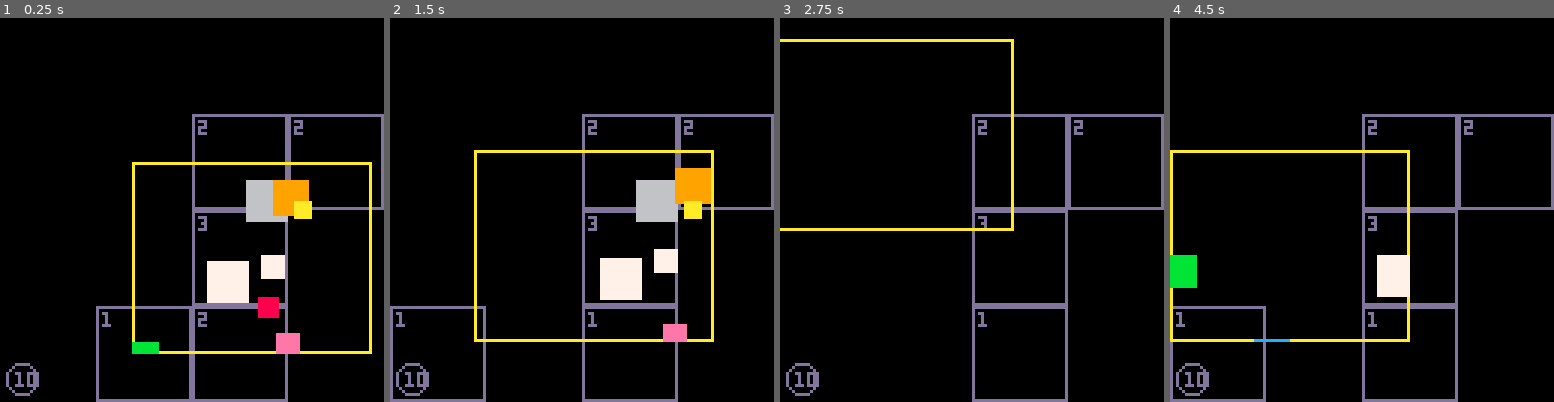
Above: before the commit, frames 1-4 (left to right).
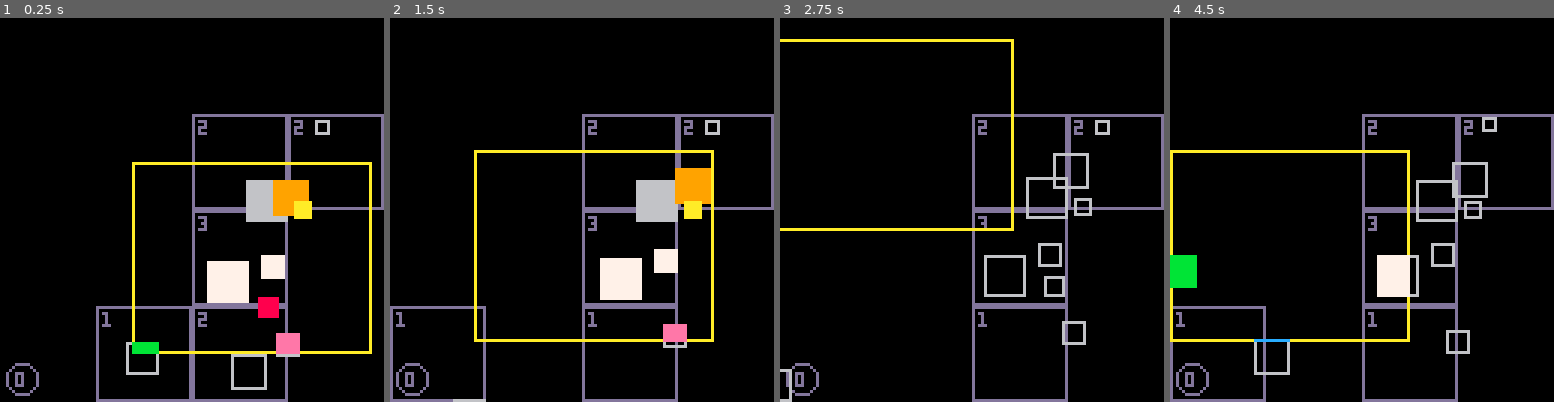
Above: after the commit, the same moments.

Repository: kikito/locus.p8
Game: PICO-8 cartridge test_locus.p8
The game is run twice, just before and just after one commit, with the same random seed, the same clock (stepped at 60 frames per second) and the same inputs.
Inputs:
- Up to frame 1 (0.25 s): no input
- Up to frame 2 (1.5 s): no input
- Up to frame 3 (2.75 s): no input
- Up to frame 4 (4.5 s): no input

The runs differ from the first frame. In frame 1, 0.7% of the frame differs, in the area x 3-86%, y 26-97%; in frame 2, 0.4%; in frame 3, 1.8%, in the area x 0-86%, y 26-100%; in frame 4, 1.6%.

Commit message:
draw outlines of objects in the demo

Diff:
--- a/test_locus.lua
+++ b/test_locus.lua
@@ -1,5 +1,6 @@
 local loc
 local vp
+local objs
 
 function rand(low,hi)
   return flr(low+rnd(hi-low))
@@ -13,7 +14,8 @@
   loc=locus()
 
   -- add 10 objects to locus
-  for _=1,10 do
+  objs={}
+  for i=1,10 do
     local w=rand(5,15)
     local obj={
       x=rand(30,110),
@@ -24,6 +26,7 @@
       r=rnd(),
       col=rand(6,15)
     }
+    objs[i]=obj
     loc.add(obj,obj.x,obj.y)
    end
 end
@@ -76,12 +79,12 @@
 
   -- count objects in locus
   local objcount=0
-  for _ in pairs(loc._cx) do
+  for _ in pairs(loc._ocx) do
     objcount+=1
   end
   -- print how many objects are in locus
   circ(7,120,5)
-  print(objcount, 5,118)
+  print(objcount,5,118)
 end
 
 function _draw()
@@ -91,11 +94,17 @@
   -- draw locus in magenta
   draw_locus(loc)
 
+  -- draw all objects as outlines
+  color(6)
+  for obj in all(objs) do
+    rrect(obj.x,obj.y,obj.w,obj.h)
+  end
+
   -- draw the viewport
   color(10)
   rrect(vp.x,vp.y,vp.w,vp.h)
 
-  -- draw he objects that are visible through the viewport with rectfill+color
+  -- draw the objects that are visible through the viewport with rectfill+color
   clip(vp.x,vp.y,vp.w,vp.h)
   for obj in loc.query(vp.x,vp.y,vp.w,vp.h) do
    rrectfill(obj.x,obj.y,obj.w,obj.h,0,obj.col)
